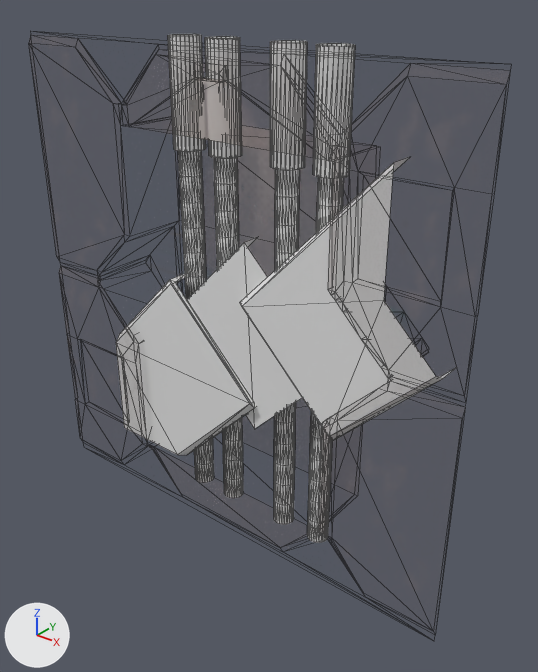
One commit to the FBX model Models/eng_wallpump.fbx: the scene before it, then after it.
Before and after are seen from a camera (50 mm lens) standing at (2.26, -1.18, 1.85) and looking at (0.14, 1.47, 0.21). Arrows for +X, +Y and +Z are at lower left; the lights stay in place. Mesh edges are drawn as thin lines. Where no turn or scale is listed for an object, it has been applied to the vertices.
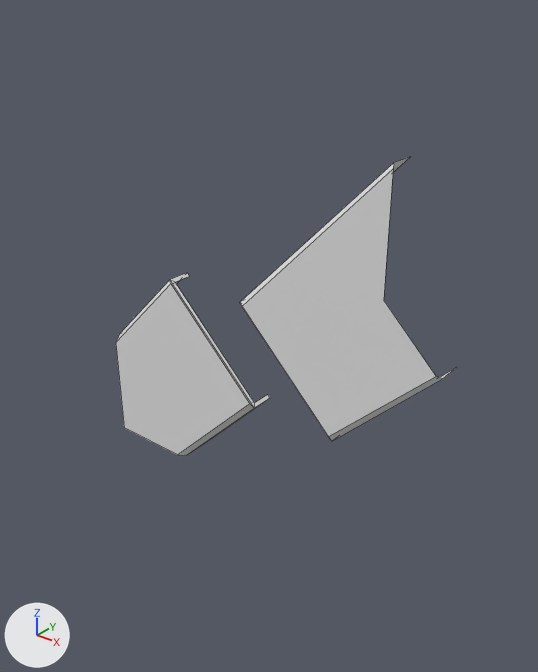
What differs and where, as boxes [x1, y1, x2, y2] in the pictures (538 x 672 px):
'Cylinder', deleted
    before: [168, 34, 355, 179]
'Cylinder.001', deleted
    before: [178, 151, 344, 543]
'Plane.002', deleted
    before: [187, 236, 302, 429]
'eng1_5_mesh', deleted
    before: [193, 79, 270, 163]

The change in detail:
Object 'eng1_5_mesh' (ob_eng1_5_mesh) is deleted.
Object 'Cylinder.001' (ob_cylinder_001) is deleted.
Object 'Cylinder' (ob_cylinder) is deleted.
Object 'Plane.002' (ob_plane_002) is deleted.
